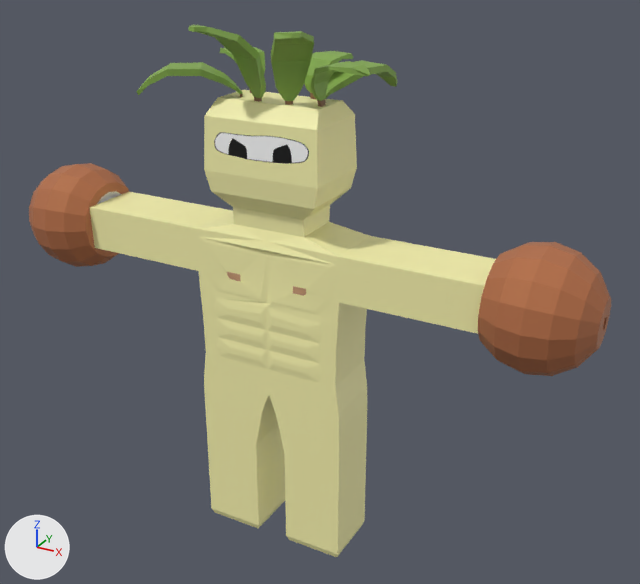
Before and after pictures for a commit that changed the Blender file models/cards/Swingus_Palmus.blend.
The view is the same before and after, from a 50 mm camera at (1.74, -2.85, 2.61) aimed at (0.11, 0.11, 1.13). Lighting does not change. The marker at lower left points along +X, +Y and +Z. The first picture is the older version.

In view in the first picture: 'SwingusPalmus'.
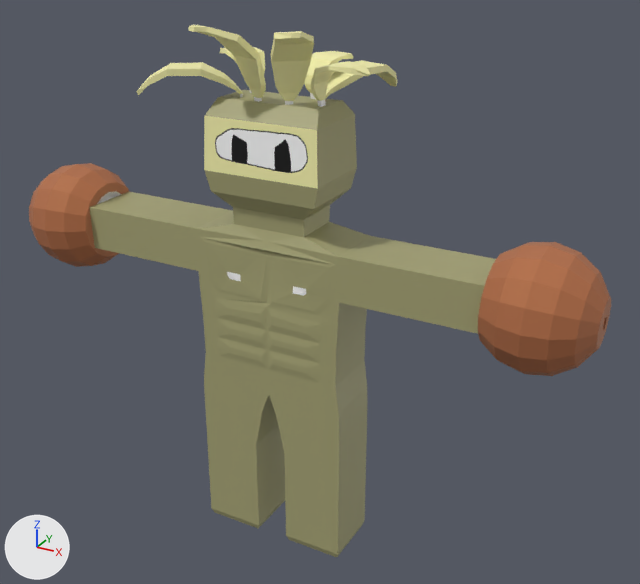
Patch to the scene script:
```diff
--- a/models/cards/Swingus_Palmus.blend.py
+++ b/models/cards/Swingus_Palmus.blend.py
@@ img_swingus_png @@
+img_swingus_png = load_image('Swingus.png', 'Swingus.png', 300, 108, 'sRGB')
@@ mat_face_002 @@
 mat_face_002 = principled_material('Face.002')
-mat_face_002.texture = img_palmsy_dumsy_png_001
+mat_face_002.texture = img_swingus_png
@@ me_plane_002 @@
 me_plane_002.from_pydata(...)  # 853 vertices, 801 faces; spans x -1.28..1.28, y -0.31..0.4, z 0.0..2.22
 # used by ob_swinguspalmus; location = (0.0, 0.0, 0.0)
+# me_plane_002 part 1: all 478 faces that had it switch from mat_basepalette (picture img_base_palette_png_002) to mat_face_002 (picture img_swingus_png)
 me_plane_002.materials.append(mat_basepalette_002)
```

Changed parts and their boxes (x1, y1, x2, y2) in the pictures (640 x 584 px):
'SwingusPalmus', surface changed, recoloured (beige to yellow): (84, 25, 499, 557) in both
part 1 of me_plane_002, recoloured (beige to yellow): (89, 25, 496, 557) in both
